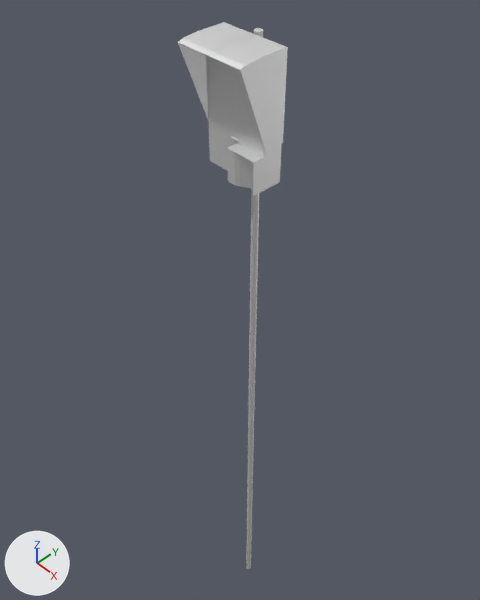
One commit to the Blender file DGSs-Safedock-T2-24/Safedock-T2-24.blend: the scene before it, then after it.
The view is the same before and after, from a 50 mm lens placed at (4.89, -4.78, 4.09), pointed at (-0.84, 0.59, -3.03). The lights are fixed; the arrows at lower left show +X, +Y and +Z.

The first picture shows 'Box detailed', 'Box simple', 'Canopy', 'Pole'.
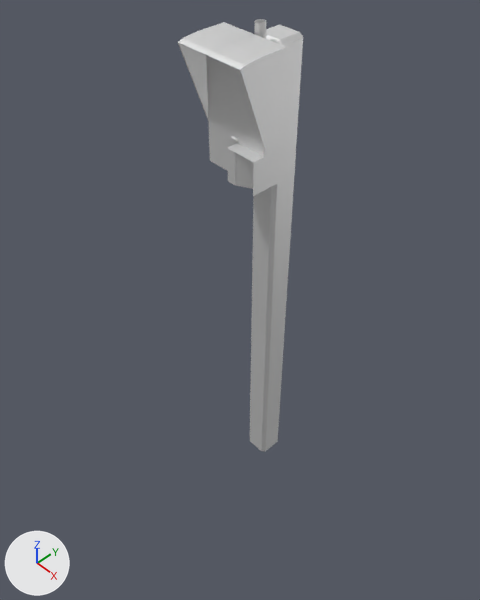
Location of each change, (x1, y1, x2, y2) in pixels of the pictures (480 x 600 px):
'Main pole', added
    after: (250, 24, 303, 451)
'Pole', deleted
    before: (246, 28, 263, 569)
'High poly small pole', added
    after: (255, 19, 266, 39)
'Low poly small pole', added
    after: (254, 19, 267, 38)

The edits, one by one:
Mesh me_cylinder_006 is new.
It is a 16-sided cylinder along z spanning x -0.06..0.06, y -0.06..0.06, z -0.65..0.65.
It uses material mat_material (its picture is missing).
Mesh me_cylinder_005 is new.
It is an 8-sided cylinder along z spanning x -0.06..0.06, y -0.06..0.06, z -0.65..0.65.
It uses material mat_material (its picture is missing).
Mesh me_cube_007 is new.
It has 20 vertices, 6 faces and spans x -0.2..0.2, y -0.2..0.2, z -6.2..0.99.
It uses material mat_material (its picture is missing).
Object 'Pole' (ob_pole) is deleted.
Object 'High poly small pole' (ob_high_poly_small_pole) is new; it shows me_cylinder_006.
Its location is (0.0, 0.09, 1.0).
It gains a EDGE_SPLIT modifier named 'EdgeSplit'.
It gains a SUBSURF modifier named 'Subdivision'.
Modifier setting: levels = 2.
Object 'Low poly small pole' (ob_low_poly_small_pole) is new; it shows me_cylinder_005.
Its location is (0.0, 0.09, 1.0).
Object 'Main pole' (ob_main_pole) is new; it shows me_cube_007.
Its location is (0.0, 0.38, 0.48).
It gains a BEVEL modifier named 'Bevel'.
Modifier setting: width = 0.05.
Modifier setting: width_pct = 0.05.
